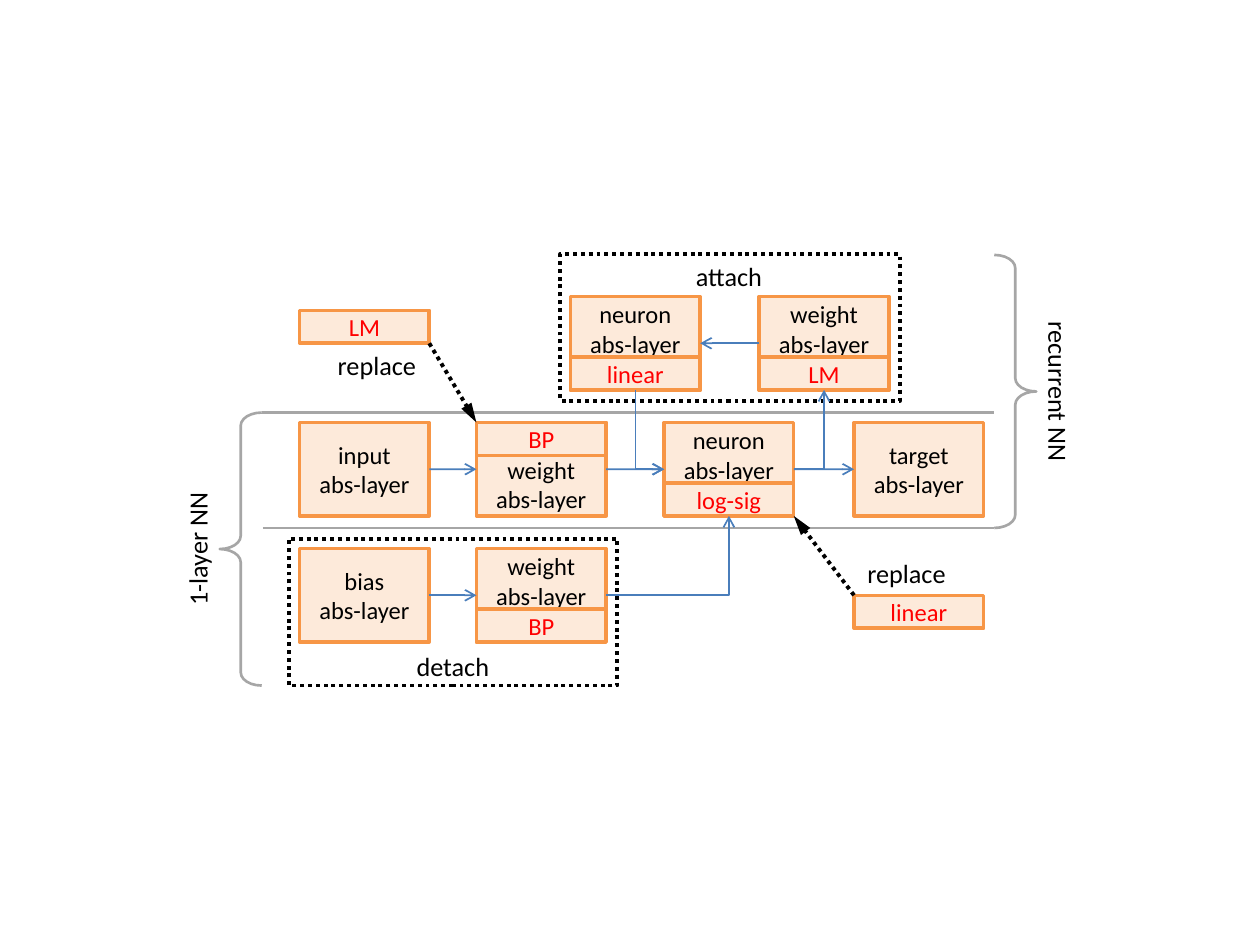
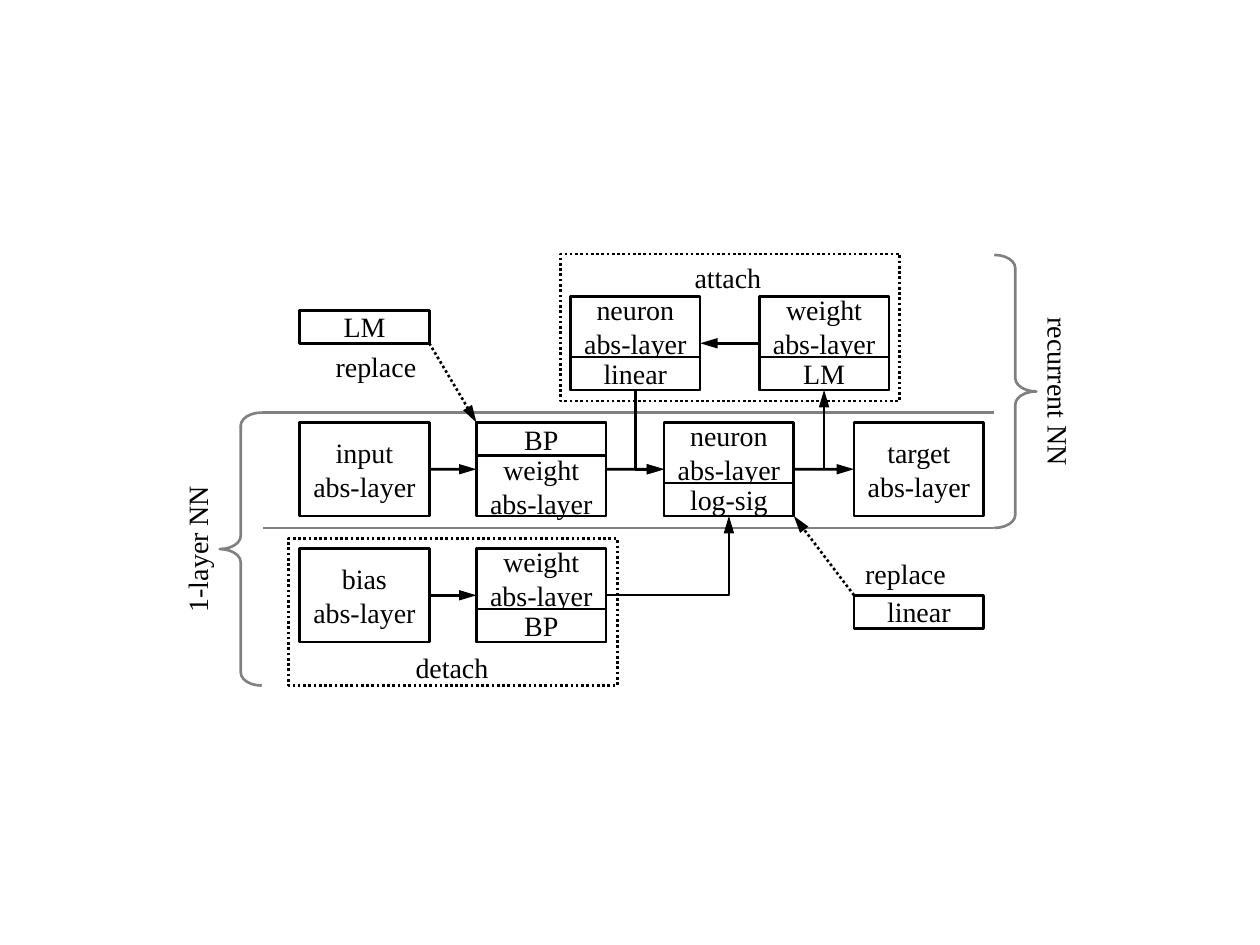
Before and after one commit to wenduow/BeefNet, a slide deck: slide 6 of trunk/pic/pic.pptx. Drawn at 1260x945 pixels with LibreOffice and Linux fonts; fonts in the diff are those of the drawing. Boxes give left, top, right and bottom in pixels: in the first picture for what was removed or moved away, otherwise in the second. Text is boxed around its words. In the diff, an @@ line names an element or a change of style, - is before the commit and + after.

```diff
--- a/trunk/pic/pic.pptx
+++ b/trunk/pic/pic.pptx
@@ rectangle at bbox=[561, 255, 900, 402]: outline #000000 2.25 pt dashed to #000000 1.5 pt dashed @@
@@ left brace at bbox=[994, 255, 1036, 528]: fill none to #FFFFFF; outline #A6A6A6 1.5 pt to #808080 1.5 pt @@
@@ rectangle "LM" at bbox=[300, 310, 430, 343]: size 14 to 16 pt, font Calibri to Times New Roman, text colour #FF0000 to #000000; fill #F79646 at 20% opacity to #FFFFFF; outline #F79646 2 pt to #000000 1.5 pt @@
@@ arrow (430, 343) - (476, 422): stroke #000000 2.25 pt dashed to #000000 1.5 pt dashed @@
@@ arrow (760, 343) - (701, 343): stroke #4B7EBC 1 pt to #000000 1.5 pt; arrowheads changed @@
@@ left brace at bbox=[219, 412, 261, 685]: fill none to #FFFFFF; outline #A6A6A6 1.5 pt to #808080 1.5 pt @@
@@ line (262, 412) - (994, 412): stroke #A6A6A6 1.5 pt to #808080 1.5 pt @@
@@ elbow arrow (635, 391) - (664, 469): stroke #4B7EBC 1 pt to #000000 1.5 pt; arrowheads changed @@
@@ elbow arrow (794, 469) - (824, 391): stroke #4B7EBC 1 pt to #000000 1.5 pt; arrowheads changed @@
@@ size 15 to 16 pt, font Calibri to Times New Roman in 6 elements at bbox=[695, 268, 762, 289], bbox=[336, 357, 417, 382], bbox=[865, 564, 946, 590], bbox=[1042, 327, 1073, 464], bbox=[416, 658, 489, 679], bbox=[183, 490, 214, 610] @@
@@ arrow (430, 469) - (476, 469): stroke #4B7EBC 1 pt to #000000 1.5 pt; arrowheads changed @@
@@ arrow (606, 469) - (664, 469): stroke #4B7EBC 1 pt to #000000 1.5 pt; arrowheads changed @@
@@ arrow (794, 469) - (854, 469): stroke #4B7EBC 1 pt to #000000 1.5 pt; arrowheads changed @@
@@ line (263, 528) - (994, 528): stroke #A6A6A6 1.5 pt to #808080 1.5 pt @@
@@ rectangle at bbox=[289, 538, 617, 685]: outline #000000 2.25 pt dashed to #000000 1.5 pt dashed @@
@@ elbow arrow (606, 595) - (730, 517): stroke #4B7EBC 1 pt to #000000 1.5 pt; arrowheads changed @@
@@ arrow (854, 595) - (794, 515): stroke #000000 2.25 pt dashed to #000000 1.5 pt dashed @@
@@ size 14 to 16 pt, font Calibri to Times New Roman; fill #F79646 at 20% opacity to #FFFFFF; outline #F79646 2 pt to #000000 1.5 pt in 8 elements at bbox=[571, 296, 701, 389], bbox=[760, 296, 890, 389], bbox=[300, 422, 430, 515], bbox=[476, 422, 606, 515], bbox=[664, 422, 794, 515], bbox=[854, 422, 984, 515], bbox=[300, 548, 430, 641], bbox=[476, 548, 606, 641] @@
@@ arrow (430, 595) - (476, 595): stroke #4B7EBC 1 pt to #000000 1.5 pt; arrowheads changed @@
@@ rectangle "linear" at bbox=[854, 595, 984, 627]: size 14 to 16 pt, font Calibri to Times New Roman, text colour #FF0000 to #000000; fill #F79646 at 20% opacity to #FFFFFF; outline #F79646 2 pt to #000000 1.5 pt @@
@@ size 14 to 16 pt, font Calibri to Times New Roman, text colour #FF0000 to #000000; fill none to #FFFFFF; outline #F79646 2 pt to #000000 1.5 pt in 5 elements at bbox=[571, 357, 701, 389], bbox=[760, 357, 890, 389], bbox=[476, 422, 606, 455], bbox=[664, 483, 794, 515], bbox=[476, 609, 606, 641] @@
```
Also in this commit, not shown: 3 other slides changed, 1 slide added, 13 other files.
